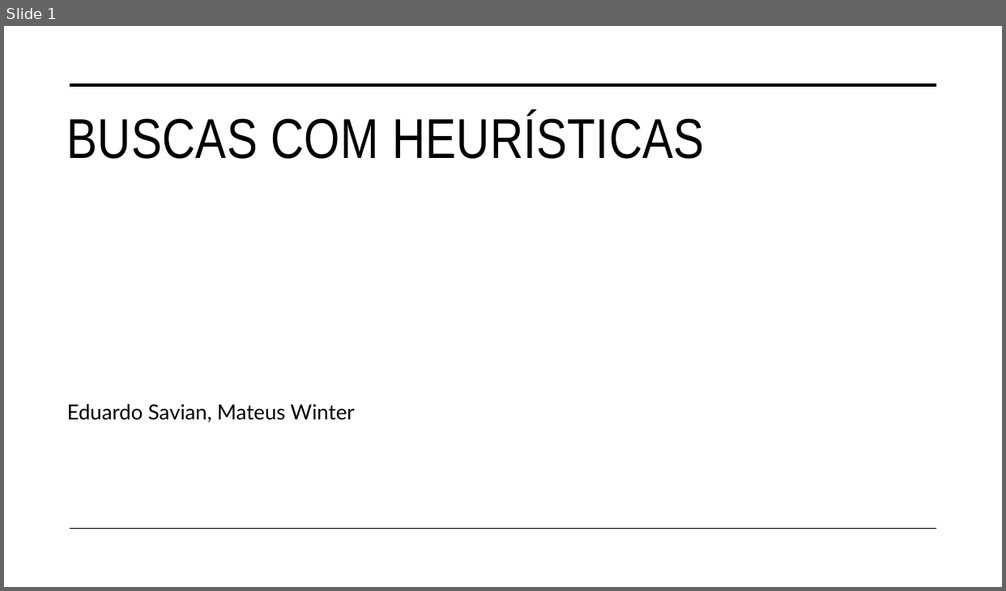
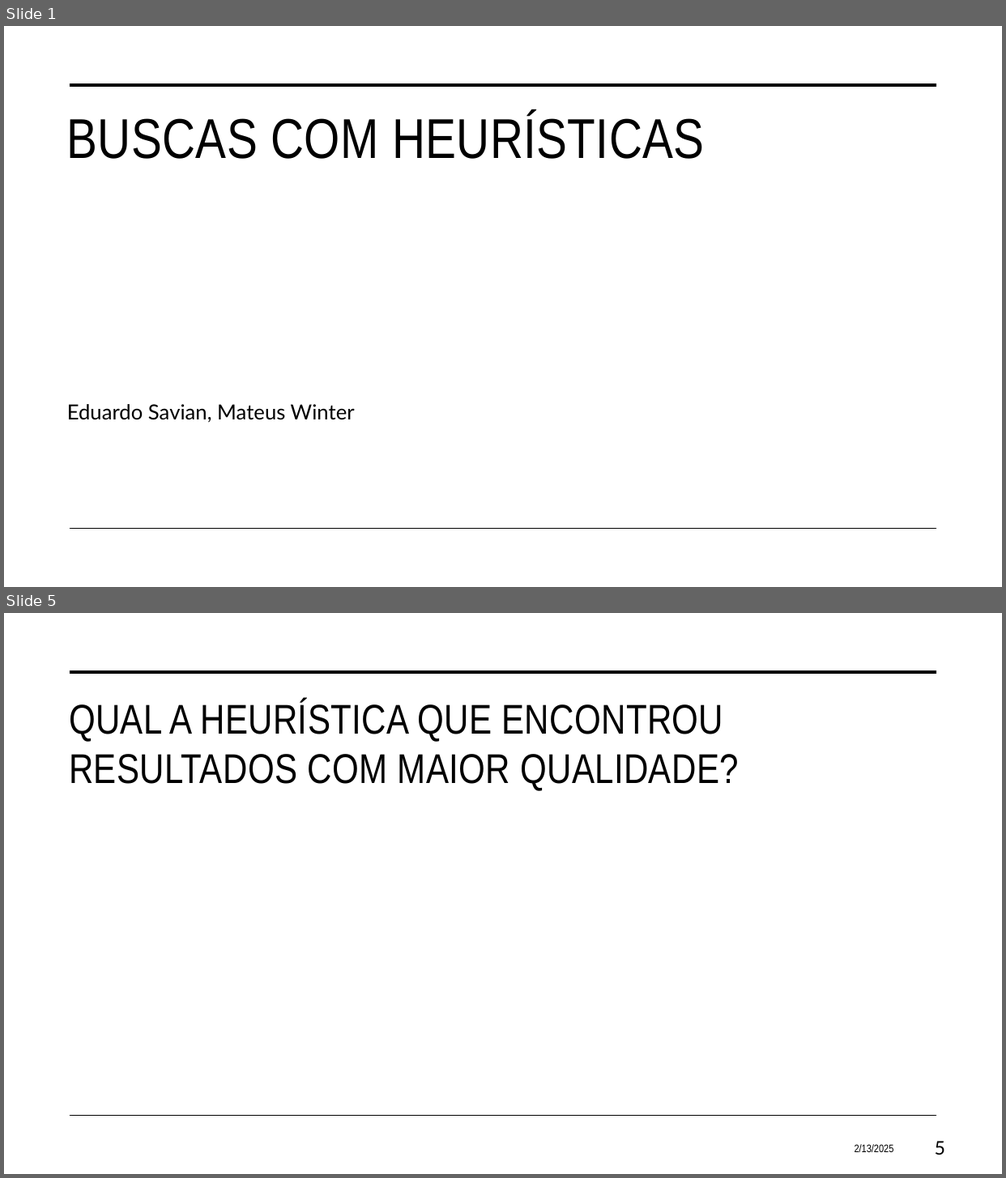
Before and after one commit to eduardosavian/heuristic-searches, a slide deck: documents/Presentation.pptx. Shown one above the other, each under a label of ours: slide 1 before the commit, slides 1 and 5 after it; the slides between them are not shown. The pictures are 1006x591 and 1006x1178 pixels, drawn with LibreOffice and Linux fonts; fonts in the diff are those of the drawing. Boxes give left, top, right and bottom in pixels: in the first picture for what was removed or moved away, otherwise in the second. Text is boxed around its words. In the diff, an @@ line names an element or a change of style, - is before the commit and + after.

```diff
--- a/documents/Presentation.pptx
+++ b/documents/Presentation.pptx
@@ slide 5 added at (4,613,1002,1174), background #FFFFFF; not listed: 2 template elements that a slide beside it also shows @@
@@ title added at (69,700,738,791), 40 pt, text #000000 @@
+QUAL A HEURÍSTICA QUE ENCONTROU RESULTADOS COM MAIOR QUALIDADE?
@@ text added at (854,1144,894,1152), 10.5 pt, text #000000 @@
+2/13/2025
@@ page number added at (935,1141,945,1156), 18 pt, text #000000 @@
+5
```
Also in this commit, not shown: 3 slides changed, 4 other slides added, 3 slides removed, 2 other files.
